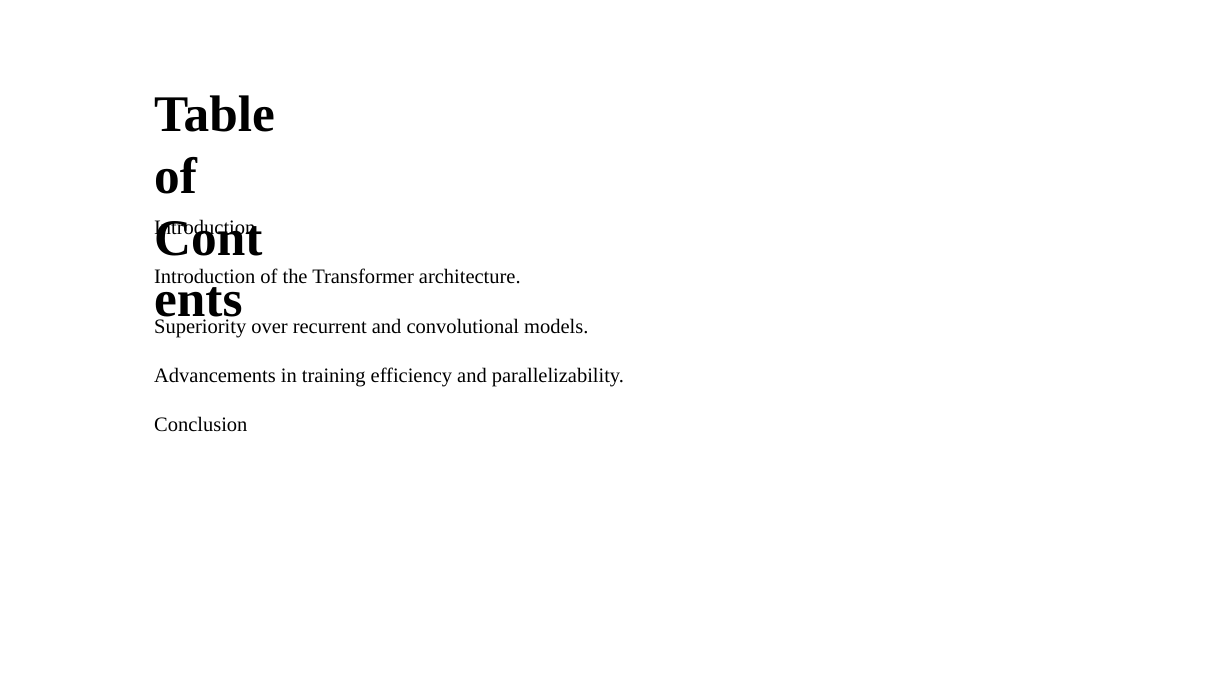
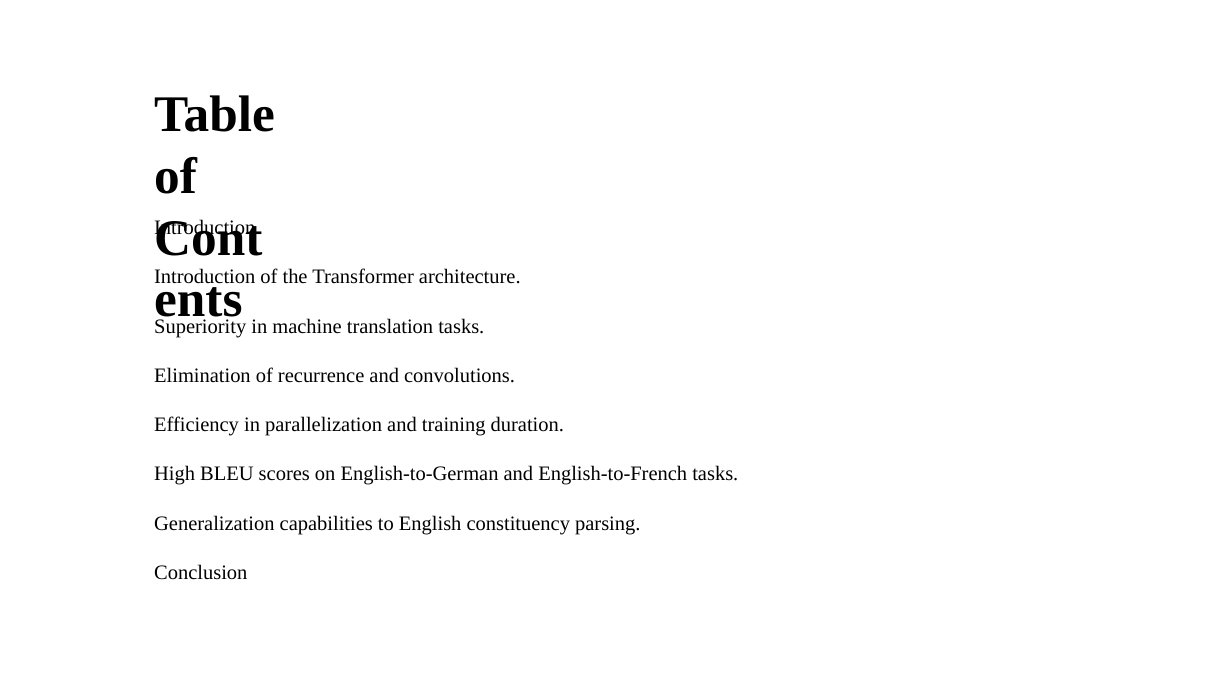
Before and after one commit to Jessie-ZhaoXi/dsa4213-ppt-generator, a slide deck: slide 2 of ppt_generator/my_ppts/attention_mode2.pptx. Drawn at 1232x693 pixels with LibreOffice and Linux fonts; fonts in the diff are those of the drawing; background and template pictures are left out. Boxes give left, top, right and bottom in pixels: in the first picture for what was removed or moved away, otherwise in the second. Text is boxed around its words. In the diff, an @@ line names an element or a change of style, - is before the commit and + after.

```diff
--- a/ppt_generator/my_ppts/attention_mode2.pptx
+++ b/ppt_generator/my_ppts/attention_mode2.pptx
@@ text at [154, 219, 738, 580]: text changed @@
-Introduction
-Introduction of the Transformer architecture.
-Superiority over recurrent and convolutional models.
-Advancements in training efficiency and parallelizability.
-Conclusion
+Introduction
+Introduction of the Transformer architecture.
+Superiority in machine translation tasks.
+Elimination of recurrence and convolutions.
+Efficiency in parallelization and training duration.
+High BLEU scores on English-to-German and English-to-French tasks.
+Generalization capabilities to English constituency parsing.
+Conclusion
```
Also in this commit, not shown: 6 other slides changed, 3 slides added, 7 other files.
